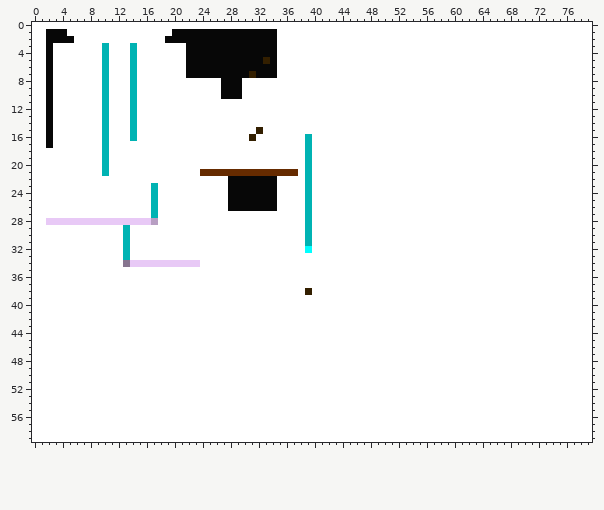
File history of a sprite sheet, source/level_data/layouts/level4/layer1.png. This is how it looked before the edit.
The file is 80x60 pixels.
After the commit:
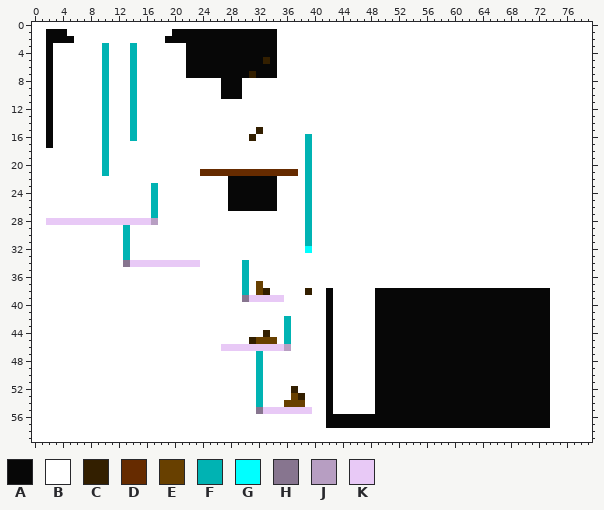
Palette (. is transparent): A #070707  B #ffffff  C #331f00  D #662b00  E #684000  F #00b3b3  G #00ffff  H #87758f  J #b79ec2  K #e8c9f6
From old to new:
y 34..36: x 30 B -> F
y 37: x 30 B -> F; x 32 B -> E
y 38: x 30 B -> F; x 32..33 BB -> EC; x 42 B -> A; x 49..73 BBBBBBBBBBBBBBBBBBBBBBBBB -> AAAAAAAAAAAAAAAAAAAAAAAAA
y 39: x 30..35 BBBBBB -> HKKKKK; x 42 B -> A; x 49..73 BBBBBBBBBBBBBBBBBBBBBBBBB -> AAAAAAAAAAAAAAAAAAAAAAAAA
y 40..41: x 42 B -> A; x 49..73 BBBBBBBBBBBBBBBBBBBBBBBBB -> AAAAAAAAAAAAAAAAAAAAAAAAA
y 42..43: x 36 B -> F; x 42 B -> A; x 49..73 BBBBBBBBBBBBBBBBBBBBBBBBB -> AAAAAAAAAAAAAAAAAAAAAAAAA
y 44: x 33 B -> C; x 36 B -> F; x 42 B -> A; x 49..73 BBBBBBBBBBBBBBBBBBBBBBBBB -> AAAAAAAAAAAAAAAAAAAAAAAAA
y 45: x 31..34 BBBB -> CEEE; x 36 B -> F; x 42 B -> A; x 49..73 BBBBBBBBBBBBBBBBBBBBBBBBB -> AAAAAAAAAAAAAAAAAAAAAAAAA
y 46: x 27..36 BBBBBBBBBB -> KKKKKKKKKJ; x 42 B -> A; x 49..73 BBBBBBBBBBBBBBBBBBBBBBBBB -> AAAAAAAAAAAAAAAAAAAAAAAAA
y 47..51: x 32 B -> F; x 42 B -> A; x 49..73 BBBBBBBBBBBBBBBBBBBBBBBBB -> AAAAAAAAAAAAAAAAAAAAAAAAA
y 52: x 32 B -> F; x 37 B -> C; x 42 B -> A; x 49..73 BBBBBBBBBBBBBBBBBBBBBBBBB -> AAAAAAAAAAAAAAAAAAAAAAAAA
y 53: x 32 B -> F; x 37..38 BB -> EC; x 42 B -> A; x 49..73 BBBBBBBBBBBBBBBBBBBBBBBBB -> AAAAAAAAAAAAAAAAAAAAAAAAA
y 54: x 32 B -> F; x 36..38 BBB -> EEE; x 42 B -> A; x 49..73 BBBBBBBBBBBBBBBBBBBBBBBBB -> AAAAAAAAAAAAAAAAAAAAAAAAA
y 55: x 32..39 BBBBBBBB -> HKKKKKKK; x 42 B -> A; x 49..73 BBBBBBBBBBBBBBBBBBBBBBBBB -> AAAAAAAAAAAAAAAAAAAAAAAAA
y 56..57: x 42..73 BBBBBBBBBBBBBBBBBBBBBBBBBBBBBBBB -> AAAAAAAAAAAAAAAAAAAAAAAAAAAAAAAA
